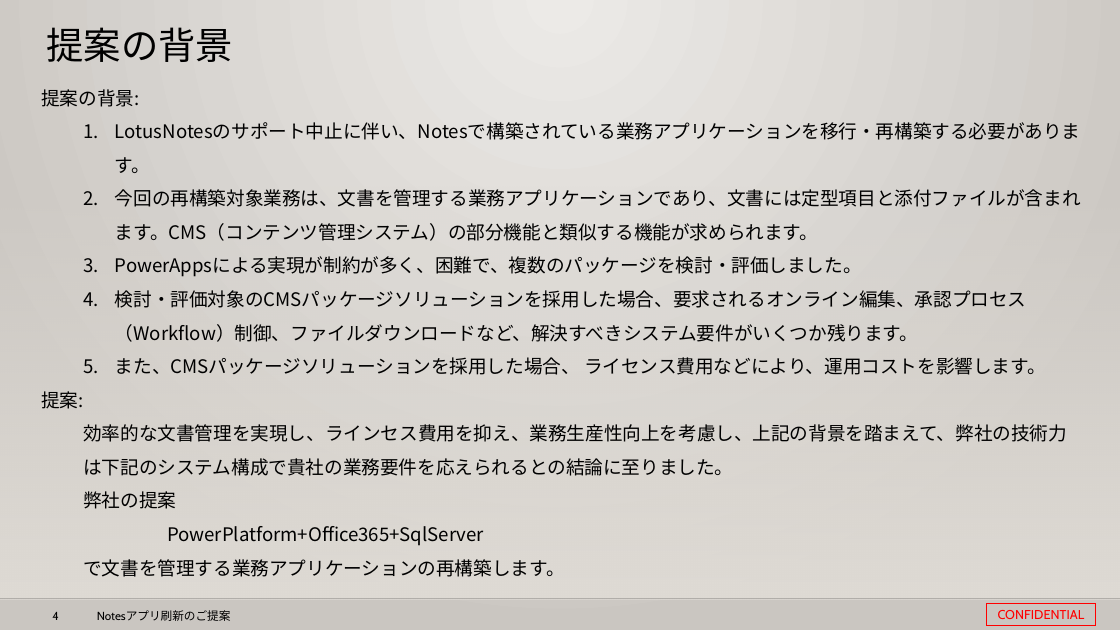
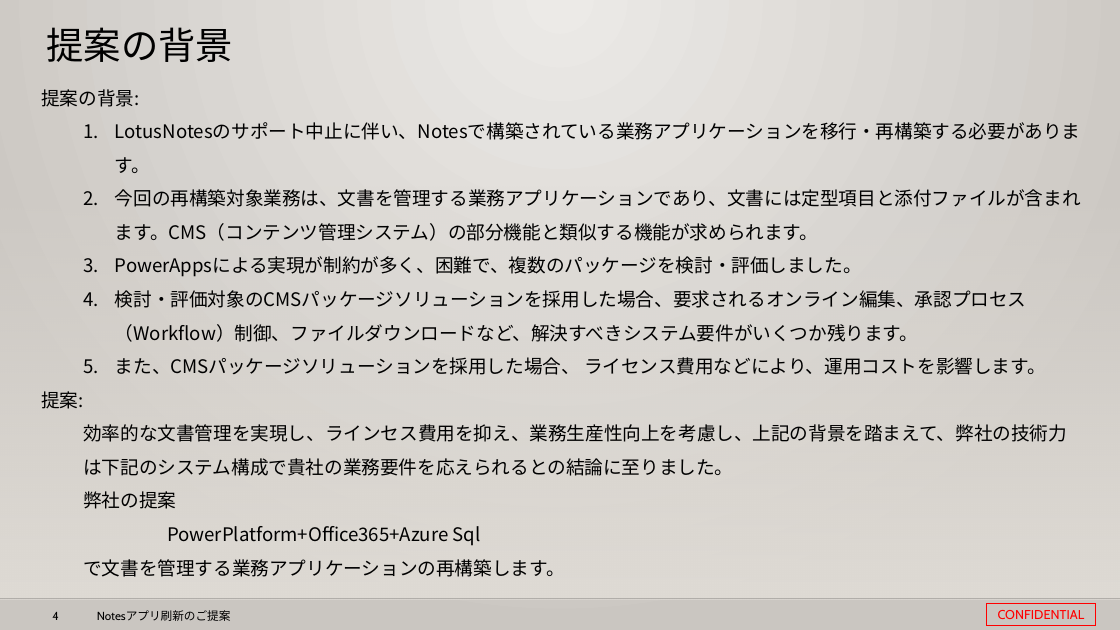
Before and after one commit to 0494938/Notes--CMS-Online, a slide deck: slide 4 of Notesアプリ刷新プロジェクト提案見積もり.pptx. Drawn at 1120x630 pixels with LibreOffice and Linux fonts; fonts in the diff are those of the drawing; background and template pictures are left out. Boxes give left, top, right and bottom in pixels: in the first picture for what was removed or moved away, otherwise in the second. Text is boxed around its words. In the diff, an @@ line names an element or a change of style, - is before the commit and + after.

```diff
--- a/Notesアプリ刷新プロジェクト提案見積もり.pptx
+++ b/Notesアプリ刷新プロジェクト提案見積もり.pptx
@@ text at [167, 526, 481, 546]: text changed @@
-  PowerPlatform+Office365+SqlServer
+  PowerPlatform+Office365+Azure Sql
```
Also in this commit, not shown: 9 other slides changed.
